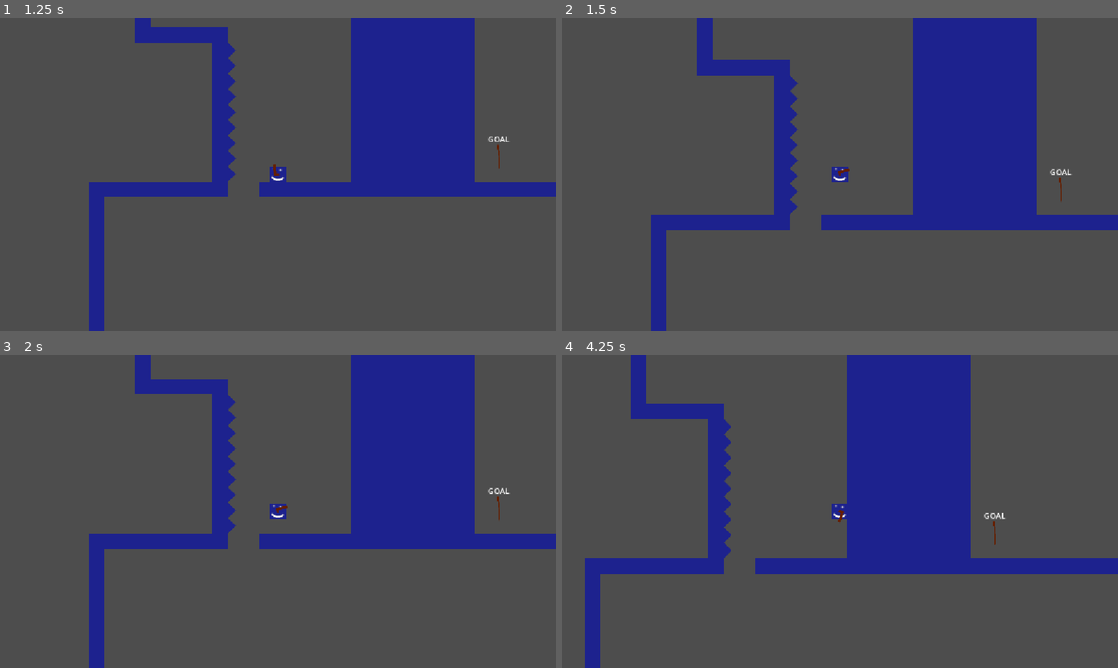
Above: before the commit, frames 1-4 (two rows, left to right).
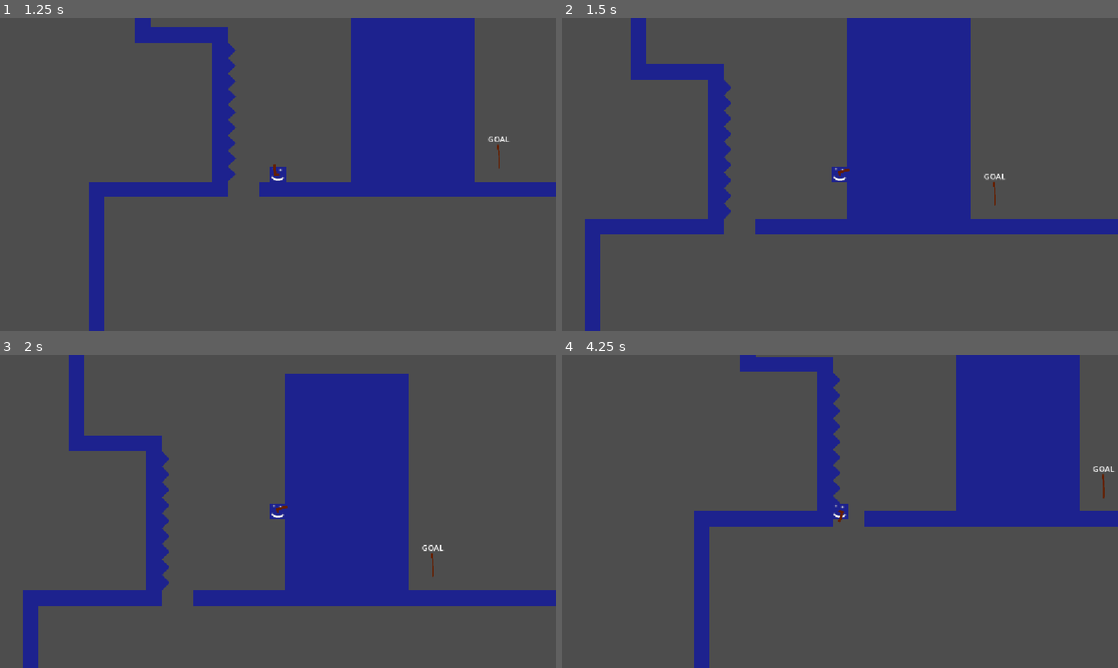
Above: after the commit, the same moments.

Repository: ejoit/Shooter-Game
Game: Godot game, scene res://Scenes/tile_screen.tscn
Same seed, same stepped clock (60 frames per second), same inputs: the game is played once before the commit and once after it.
Inputs (mouse positions are in pixels of both pictures, inside the frame that each line leads up to):
- Up to frame 1 (1.25 s): click "START" at 0.5 s
- Up to frame 2 (1.5 s): tap Enter (ui_accept) at 1.25 s; move the mouse to (962, 158) at 1.27 s; hold Right (ui_right) from 1.28 s (still down); click (962, 158) at 1.35 s
- Up to frame 3 (2 s): keep holding Right (ui_right); tap Enter (ui_accept) at 1.52 s
- Up to frame 4 (4.25 s): move the mouse to (728, 527) at 2.02 s; click (728, 527) at 2.1 s; tap Enter (ui_accept) at 2.27, 3.77 s; move the mouse to (895, 442) at 2.77 s; release Right (ui_right) at 2.78 s; hold Left (ui_left) 2.78-3.53 s; click (895, 442) at 2.85 s; move the mouse to (812, 574) at 3.52 s; hold Right (ui_right) from 3.53 s (still down); click (812, 574) at 3.6 s

Frame 1 is identical in both runs. In frame 2, 25% of the frame differs, in the area x 4-100%, y 0-100%; in frame 3, 31%; in frame 4, 36%.

Commit message:
Update player.gd

Diff:
--- a/Player/Scripts/player.gd
+++ b/Player/Scripts/player.gd
@@ -8,7 +8,7 @@
 
 enum States {GROUND, AIR, WALL, RECOIL, FALL}
 var state = States.GROUND
-var VELOCITY_TEST = 300
+
 
 
 func change_state(newState):
@@ -22,16 +22,21 @@
 		States.AIR:
 			air(direction, delta)
 		States.WALL:
-			wall(direction)
+			wall(direction, delta)
 		States.RECOIL:
 			recoil(direction)
 		States.FALL:
 			fall(direction)
 
+	if is_on_wall():
+		change_state(States.WALL)
+
 	move_and_slide()
 
+
 func ground(direction, delta):
-	velocity.x = direction * VELOCITY_TEST
+	var speed = 300
+	velocity.x = direction * speed
 	velocity.y += GRAVITY * delta
 
 	if Input.is_action_just_pressed("ui_accept"):
@@ -45,17 +50,22 @@
 		change_state(States.AIR)
 
 
-	if is_on_wall_only():
-		pass
 func air(direction, delta):
+	var speed = 20000
+	velocity.x = direction * speed
+
 	velocity.y += GRAVITY * delta
 	if is_on_floor():
 		change_state(States.GROUND)
 
 
 
-func wall(direction):
-	pass
+func wall(direction, delta):
+	if not is_on_wall():
+		change_state(States.AIR)
+
+	velocity.y += 15 * delta
+
 
 
 func recoil(direction):
